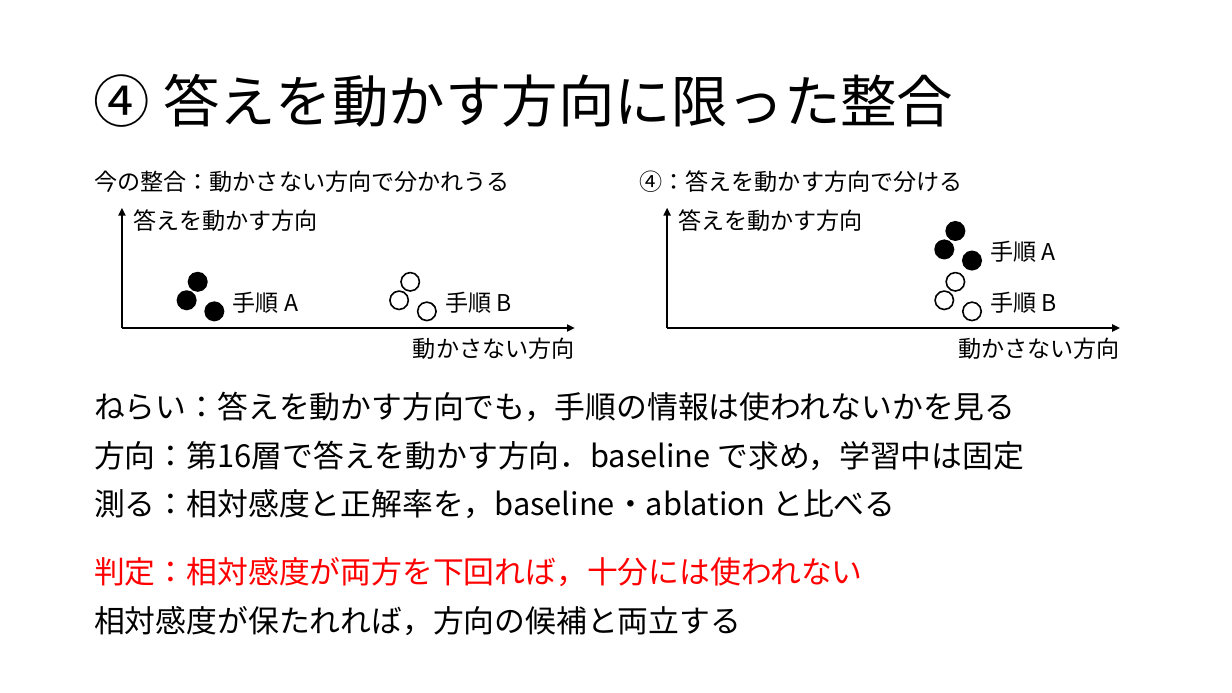
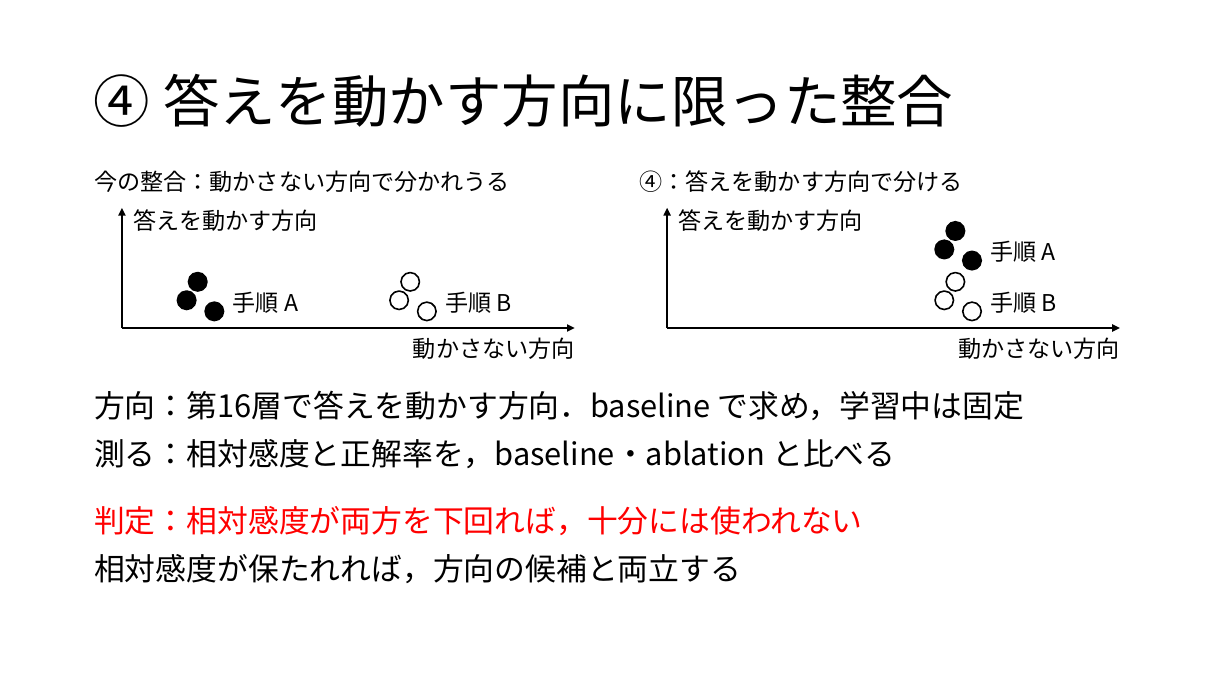
Before and after one commit to tomoking2004/taskalign, a slide deck: slide 8 of presentations/20261120_進捗報告.pptx. Drawn at 1232x693 pixels with LibreOffice and Linux fonts; fonts in the diff are those of the drawing. Boxes give left, top, right and bottom in pixels: in the first picture for what was removed or moved away, otherwise in the second. Text is boxed around its words. In the diff, an @@ line names an element or a change of style, - is before the commit and + after.

Commit message:
docs: trim the 20 November progress report
- 20261120_進捗報告.pptx：5枚目の図の行を「第32層／⋮／第16層／⋮／第1層」にし，全32層を測ることを示した（本人の指摘）．第8・24層に整合を掛けた試走2本は，図の層と同じ語で書くと測る層に見えるので，スライドから外した（研究文書 §8.5 第1歩には残る）．あわせて全8枚から，題や図が既に言っている行を外して6行減らした——2枚目の件数，3枚目の赤字の2文を1文に，5枚目の「マス」と「測る」，7・8枚目の「ねらい」．7枚目の図の「候補」は3枚目の「候補」と別のものなので「選ぶ先」とした
- principles.md：ほかの所が既に言っていることは行にせず，文の数を伝わる範囲で最も少なくする（本人の指示，2026-11-19）．図の軸が一部だけなら略した印で全体を示し，脇の測定を軸の一部に見せない（本人の指摘，同日）
- 確定前の走査：PowerPoint で開いて8枚を画像で確かめた．validate.py に合格し，文字の走査とメモはどちらも 0 件，PDF の書体は游明朝と Cambria Math だけだった．この直しには検査役を立てていない

```diff
--- a/presentations/20261120_進捗報告.pptx
+++ b/presentations/20261120_進捗報告.pptx
@@ text at bbox=[94, 391, 1015, 421]: paragraph removed @@
-ねらい：答えを動かす方向でも，手順の情報は使われないかを見る
@@ text at bbox=[94, 390, 1024, 420]: less space between paragraphs @@
@@ text "判定：相対感度が両方を下回れば，十分には使われない": place and size @@
-text "判定：相対感度が両方を下回れば，十分には使われない" at bbox=[94, 557, 862, 635]
+text "判定：相対感度が両方を下回れば，十分には使われない" at bbox=[94, 506, 862, 583]
```
Also in this commit, not shown: 4 other slides changed, 1 other file.
